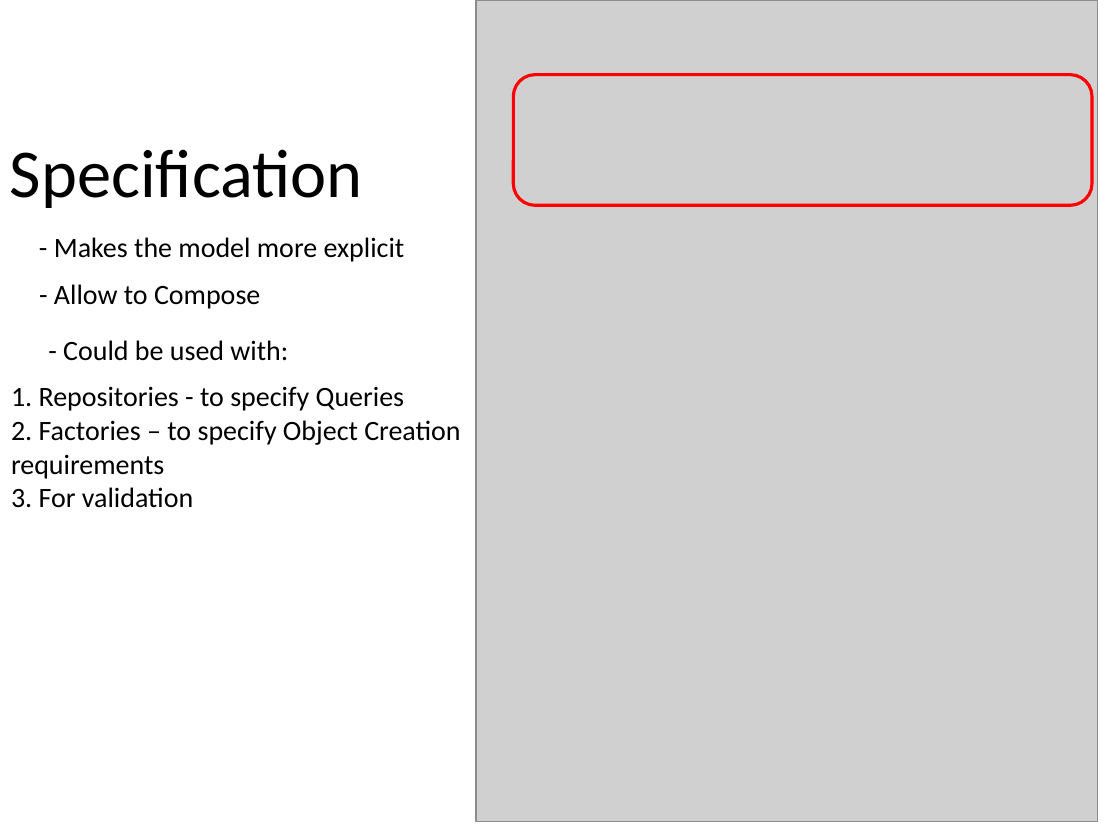
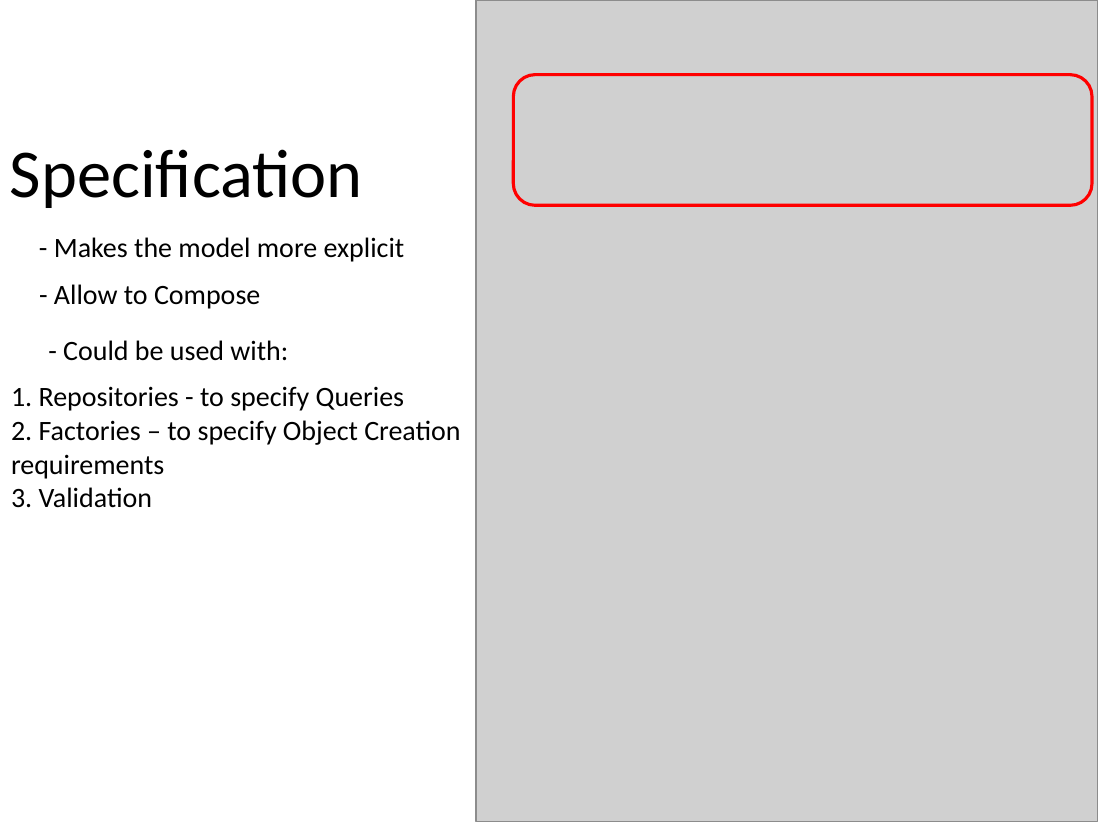
Before and after one commit to arturtv/dddpresentation, a slide deck: slide 44 of Domain-DrivenDesign.A.Trosin.pptx. Drawn at 1120x840 pixels with LibreOffice and Linux fonts; fonts in the diff are those of the drawing; grey boxes stand for pictures. Boxes give left, top, right and bottom in pixels: in the first picture for what was removed or moved away, otherwise in the second. Text is boxed around its words. In the diff, an @@ line names an element or a change of style, - is before the commit and + after.

```diff
--- a/Domain-DrivenDesign.A.Trosin.pptx
+++ b/Domain-DrivenDesign.A.Trosin.pptx
@@ text at <box>11,487,152,508</box>: text changed @@
-3. For validation
+3. Validation
```
Also in this commit, not shown: 4 other slides changed.
